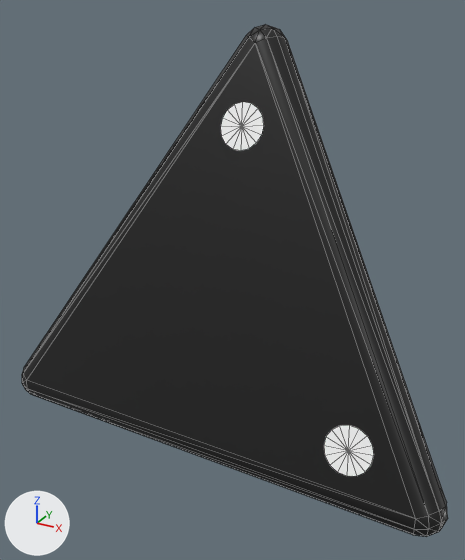
A saved change to the glTF model pieces/ur-dice.gltf.
Camera for both pictures: a camera (50 mm lens) standing at (0.0152, -0.0312, 0.0169) and looking at (-0.0021, 0.0004, 0.0011). Every picture has the same lights, and +X, +Y and +Z are marked at lower left. The older version comes first. Mesh edges are drawn as thin lines. Where no turn or scale is listed for an object, it has been applied to the vertices. Vertices at exactly the same position are counted once.

Script lines for the objects in view, before the commit:
```python
me_regular_ur_tetrahedron = bpy.data.meshes.new('Regular Ur tetrahedron')
me_regular_ur_tetrahedron.from_pydata(...)  # 178 vertices, 244 faces; spans x -0.013..0.013, y -0.008..0.0148, z -0.006..0.0156
# faces by material slot: [148, 96]
me_regular_ur_tetrahedron.materials.append(mat_black_die)  # black #181818
me_regular_ur_tetrahedron.materials.append(mat_white_corner_circles)  # white #ffffff
ob_ur_die = bpy.data.objects.new('Ur die', me_regular_ur_tetrahedron)
ob_ur_die.location = (0.0, 0.0, 0.0)
```
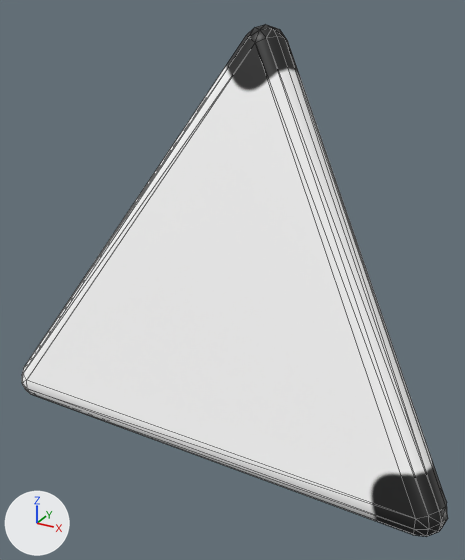
Changed parts and their boxes [x1, y1, x2, y2] in the pictures (465 x 560 px):
```json
{"part": 1, "of": "me_regular_ur_tetrahedron", "change": "recoloured", "before": [22, 33, 448, 522], "after": [22, 33, 448, 522], "on screen": "black to white"}
```

The change, as JSON lines over the scene's bpy script:
```json
{"op": "add", "block": "img_image_0", "code": ["img_image_0 = load_image('Image_0', '_unpacked/Image_0', 1024, 1024, 'sRGB')"]}
{"op": "add", "block": "mat_white_die_with_soft_black_corner_paint", "code": ["mat_white_die_with_soft_black_corner_paint = principled_material('White die with soft black corner paint')", "mat_white_die_with_soft_black_corner_paint.texture = img_image_0", "mat_white_die_with_soft_black_corner_paint.roughness = 0.45"]}
{"block": "me_regular_ur_tetrahedron", "where": "# used by ob_ur_die; location = (0.0, 0.0, 0.0)"}
{"op": "remove", "block": "me_regular_ur_tetrahedron", "code": "me_regular_ur_tetrahedron.from_pydata(...)  # 178 vertices, 244 faces; spans x -0.013..0.013, y -0.008..0.0148, z -0.006..0.0156"}
{"op": "remove", "block": "me_regular_ur_tetrahedron", "code": "me_regular_ur_tetrahedron.materials.append(mat_white_corner_circles)  # white #ffffff"}
{"op": "add", "block": "me_regular_ur_tetrahedron", "code": "me_regular_ur_tetrahedron.from_pydata(...)  # 76 vertices, 148 faces; spans x -0.013..0.013, y -0.008..0.0148, z -0.006..0.0156"}
{"block": "me_regular_ur_tetrahedron", "change": "me_regular_ur_tetrahedron part 1: 148 faces spanning x -0.013..0.013, y -0.008..0.0148, z -0.006..0.0156 switch from mat_black_die (black #181818) to mat_white_die_with_soft_black_corner_paint (picture img_image_0)"}
{"block": "me_regular_ur_tetrahedron", "change": "edits to the shape of me_regular_ur_tetrahedron do not show in these pictures"}
```
